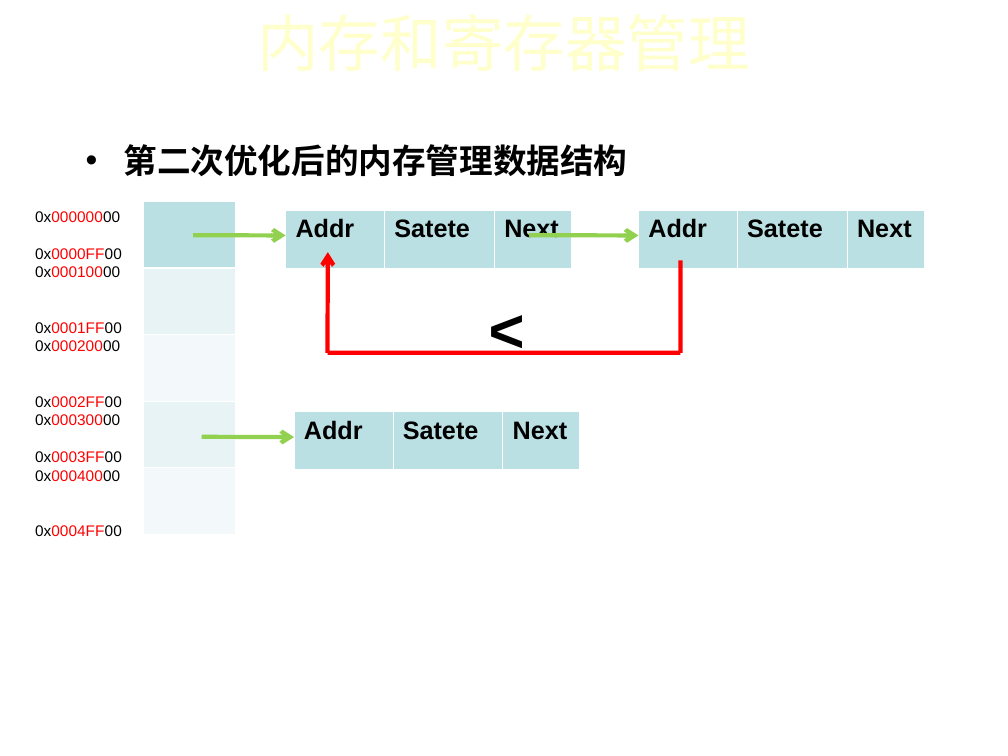
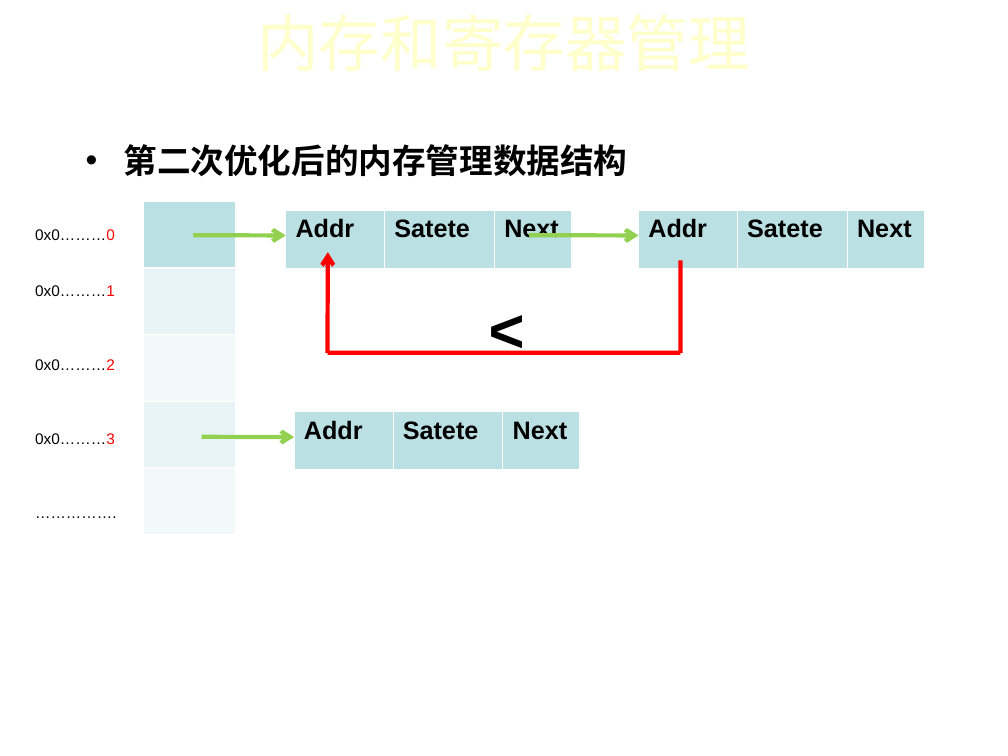
Before and after one commit to iidx/devilheart, a slide deck: slide 14 of doc/TaintAnalysis.ppt. Drawn at 1008x756 pixels with LibreOffice and Linux fonts; fonts in the diff are those of the drawing; background and template pictures are left out. Boxes give left, top, right and bottom in pixels: in the first picture for what was removed or moved away, otherwise in the second. Text is boxed around its words. In the diff, an @@ line names an element or a change of style, - is before the commit and + after.

```diff
--- a/doc/TaintAnalysis.ppt
+++ b/doc/TaintAnalysis.ppt
@@ text at (35, 229, 115, 444): text changed; text colour #FF0000 to #000000 @@
-0x00000000
-0x0000FF00
-0x00010000
-0x0001FF00
-0x00020000
-0x0002FF00
-0x00030000
-0x0003FF00
-0x00040000
-0x0004FF00
+0x0………0
+0x0………1
+0x0………2
+0x0………3
+…………….
```
